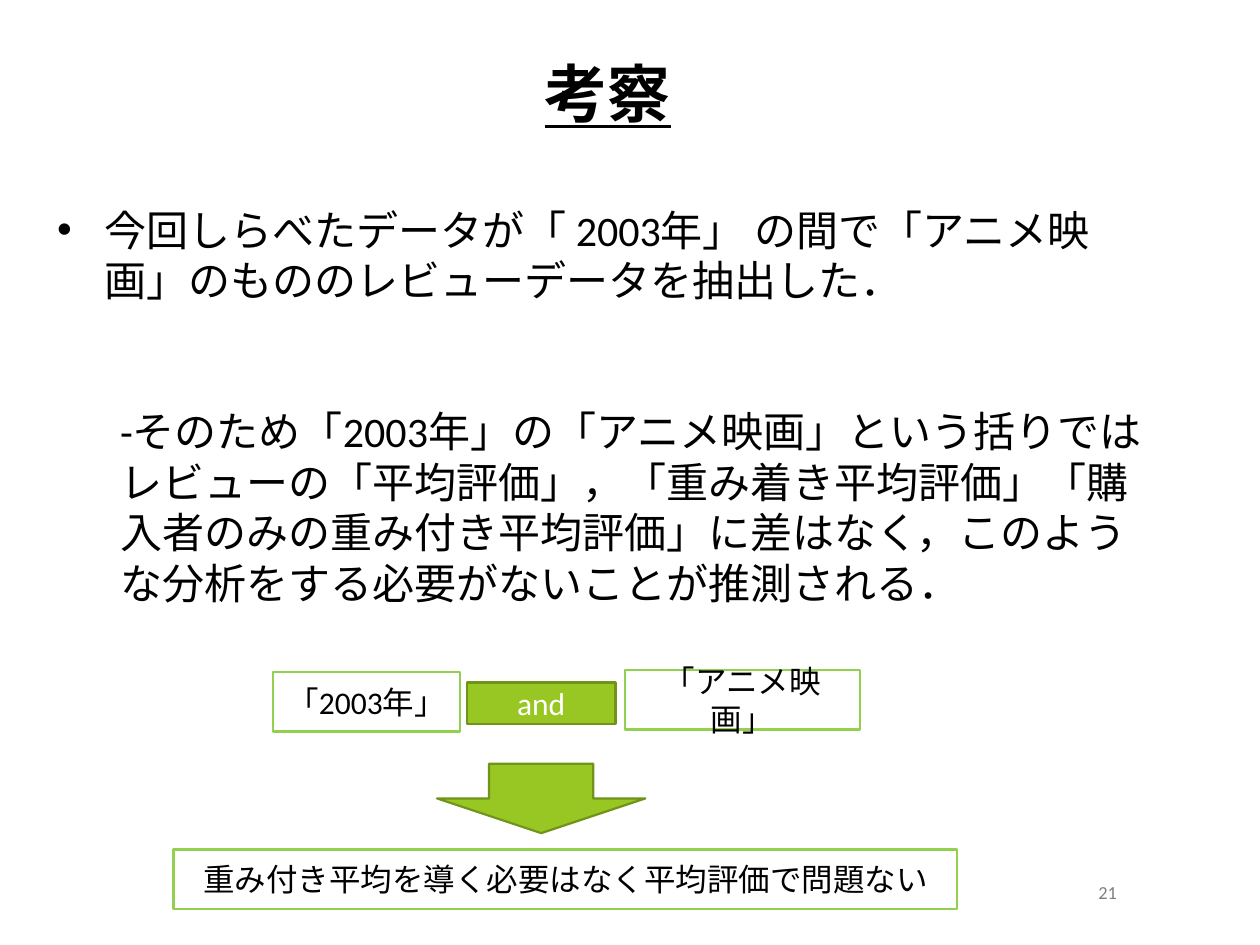
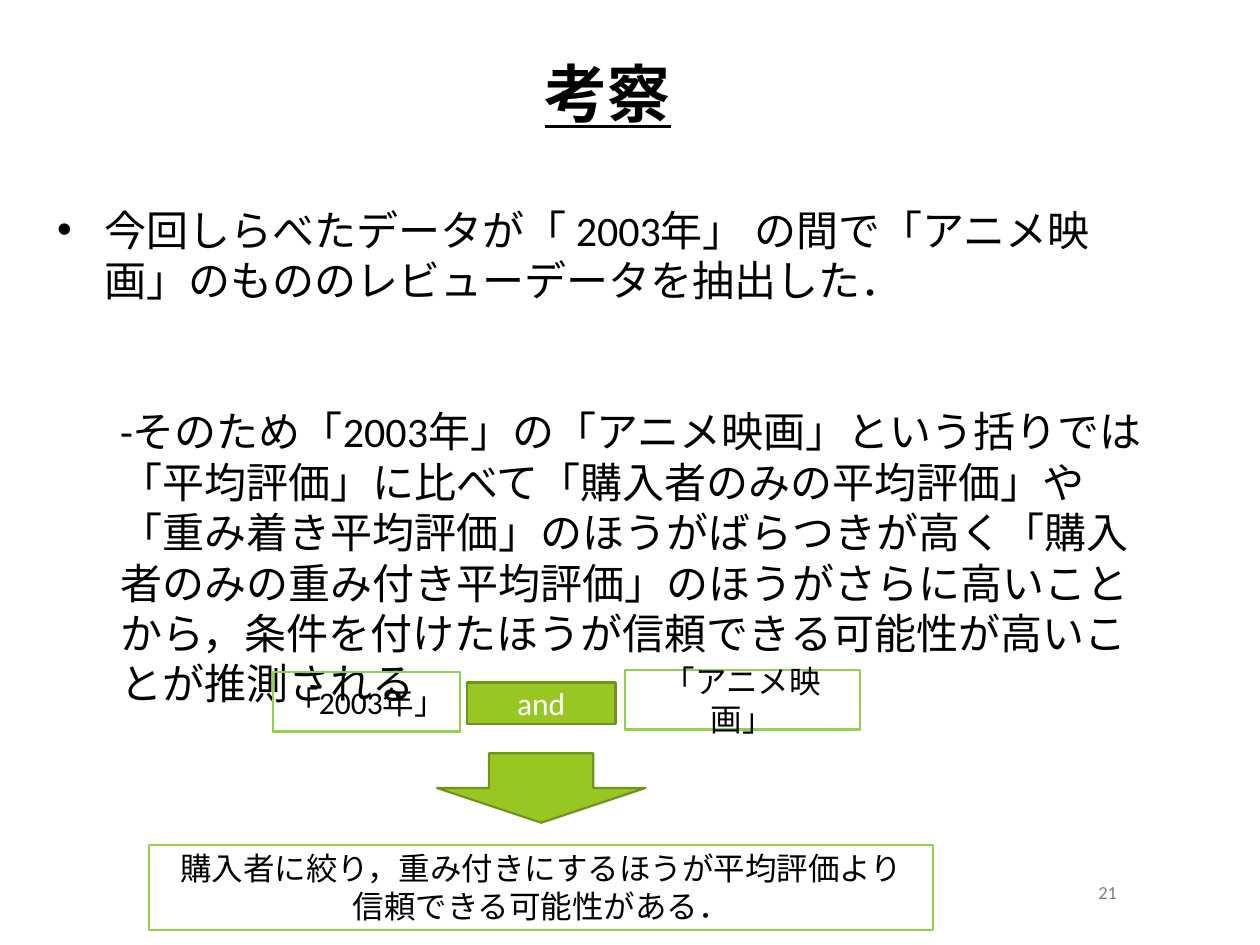
Before and after one commit to keimatsui/kadai, a slide deck: slide 21 of 卒業論文/2014/齋藤勇也/最終発表/卒業論文発表資料.pptx. Drawn at 1260x945 pixels with LibreOffice and Linux fonts; fonts in the diff are those of the drawing; background and template pictures are left out. Boxes give left, top, right and bottom in pixels: in the first picture for what was removed or moved away, otherwise in the second. Text is boxed around its words. In the diff, an @@ line names an element or a change of style, - is before the commit and + after.

```diff
--- a/卒業論文/2014/齋藤勇也/最終発表/卒業論文発表資料.pptx
+++ b/卒業論文/2014/齋藤勇也/最終発表/卒業論文発表資料.pptx
@@ text at bbox=[120, 413, 1141, 654]: text changed @@
-  -そのため「2003年」の「アニメ映画」という括りではレビューの「平均評価」，「重み着き平均評価」「購入者のみの重み付き平均評価」に差はなく，このような分析をする必要がないことが推測される．
+  -そのため「2003年」の「アニメ映画」という括りでは「平均評価」に比べて「購入者のみの平均評価」や「重み着き平均評価」のほうがばらつきが高く「購入者のみの重み付き平均評価」のほうがさらに高いことから，条件を付けたほうが信頼できる可能性が高いことが推測される
@@ down arrow: place and size @@
-down arrow at bbox=[437, 764, 645, 833]
+down arrow at bbox=[437, 753, 645, 823]
@@ rectangle "購入者に絞り，重み付きにするほうが平均評価より": place and size @@
-rectangle "購入者に絞り，重み付きにするほうが平均評価より" at bbox=[174, 849, 958, 908]
+rectangle "購入者に絞り，重み付きにするほうが平均評価より" at bbox=[150, 844, 934, 930]
@@ text in rectangle at bbox=[180, 853, 902, 921]: text changed @@
-重み付き平均を導く必要はなく平均評価で問題ない
+購入者に絞り，重み付きにするほうが平均評価より
+信頼できる可能性がある．
```
Also in this commit, not shown: 2 other files.
